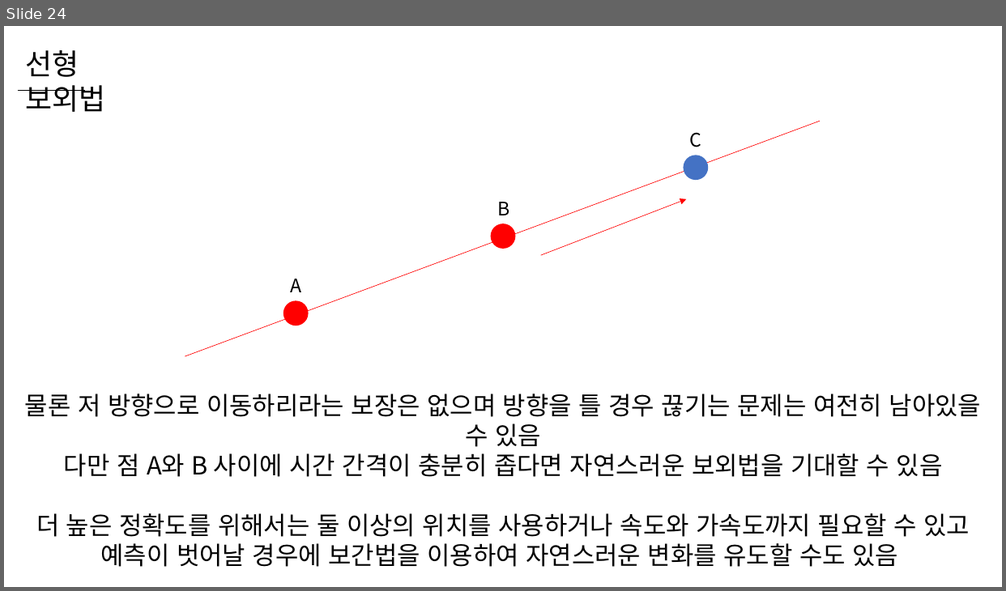
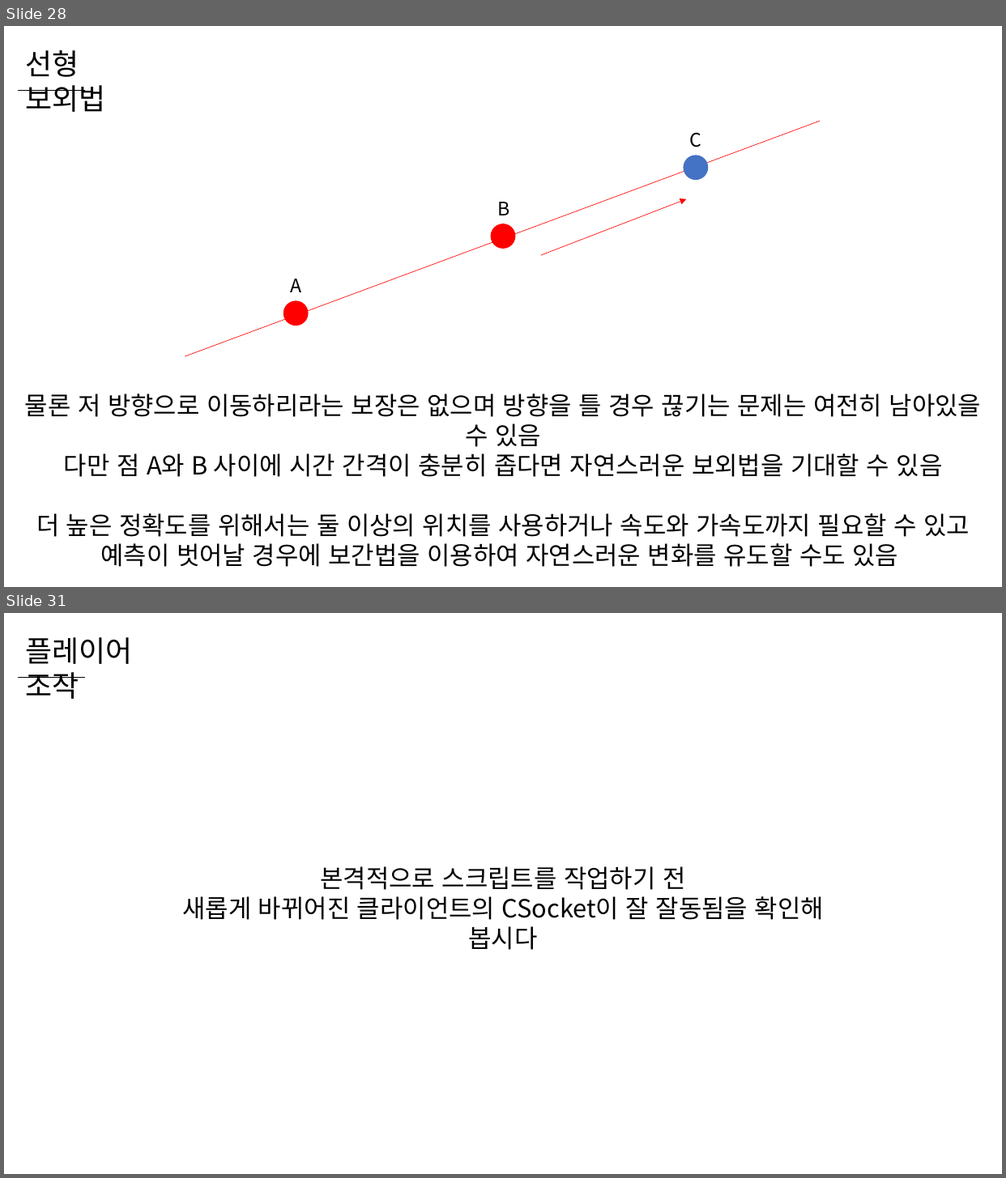
Before and after one commit to WooLyung/2023-Unity-Lecture, a slide deck: Day 3.pptx. Shown one above the other, each under a label of ours: slide 24 before the commit, slides 28 and 31 after it; the slides between them are not shown. The pictures are 1006x591 and 1006x1178 pixels, drawn with LibreOffice and Linux fonts; fonts in the diff are those of the drawing. Boxes give left, top, right and bottom in pixels: in the first picture for what was removed or moved away, otherwise in the second. Text is boxed around its words. In the diff, an @@ line names an element or a change of style, - is before the commit and + after.

```diff
--- a/Day 3.pptx
+++ b/Day 3.pptx
@@ slide 31 added at (x1=4, y1=613, x2=1002, y2=1174), background #FFFFFF @@
@@ text added at (x1=25, y1=637, x2=132, y2=699), 28 pt, text #000000 @@
+플레이어 조작
@@ line added from (19, 677) to (85, 677), #000000 0.5 pt @@
@@ text added at (x1=182, y1=867, x2=824, y2=920), 24 pt, text #000000 @@
+본격적으로 스크립트를 작업하기 전
+새롭게 바뀌어진 클라이언트의 CSocket이 잘 잘동됨을 확인해 봅시다
@@ what was slide 24 is now slide 28 @@
```
Also in this commit, not shown: 3 slides changed, 29 other slides added, 10 other files.
